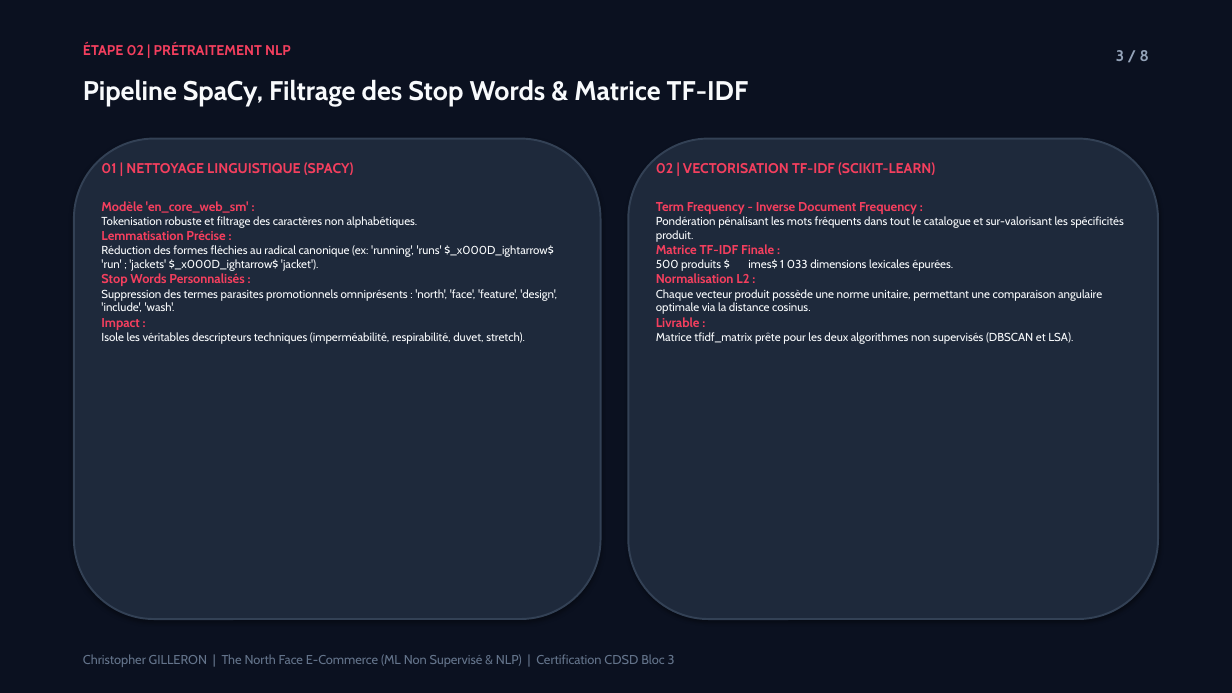
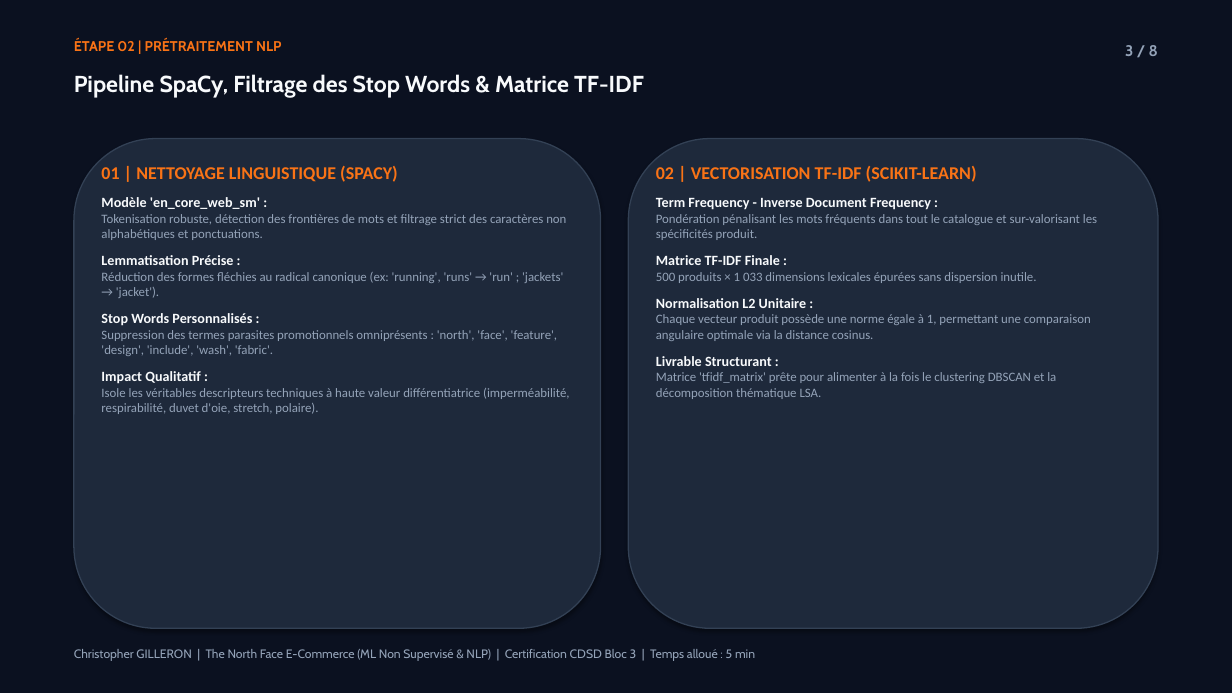
Before and after one commit to Elkristobal59/CERTIFICATION_CDSD, a slide deck: slide 3 of Bloc_3_Machine_Learning/North_Face/North_face_presentation.pptx. Drawn at 1232x693 pixels with LibreOffice and Linux fonts; fonts in the diff are those of the drawing. Boxes give left, top, right and bottom in pixels: in the first picture for what was removed or moved away, otherwise in the second. Text is boxed around its words. In the diff, an @@ line names an element or a change of style, - is before the commit and + after.

Commit message:
feat(certif): integration des visuels des notebooks dans les pptx Steam, Walmart et North Face (8 slides)

```diff
--- a/Bloc_3_Machine_Learning/North_Face/North_face_presentation.pptx
+++ b/Bloc_3_Machine_Learning/North_Face/North_face_presentation.pptx
@@ text "ÉTAPE 02 | PRÉTRAITEMENT NLP" at (x1=74, y1=38, x2=281, y2=51): text colour #F43F5E to #F97316 @@
@@ text "3 / 8" moved from (x1=1116, y1=50, x2=1149, y2=61) to (x1=1125, y1=45, x2=1158, y2=56) @@
@@ text "Pipeline SpaCy, Filtrage des Stop ..." at (x1=74, y1=74, x2=644, y2=98): size 21 to 18 pt @@
@@ rounded rectangle resized from (x1=74, y1=139, x2=601, y2=619) to (x1=74, y1=139, x2=601, y2=628) @@
@@ rounded rectangle at (x1=74, y1=139, x2=601, y2=628): outline #334155 1.5 pt to #334155 1 pt @@
@@ rounded rectangle at (x1=628, y1=139, x2=1158, y2=628): outline #334155 1.5 pt to #334155 1 pt @@
@@ rounded rectangle resized from (x1=628, y1=139, x2=1158, y2=619) to (x1=628, y1=139, x2=1158, y2=628) @@
@@ text "01 | NETTOYAGE LINGUISTIQUE (SPACY)" moved from (x1=101, y1=201, x2=557, y2=344) to (x1=101, y1=166, x2=569, y2=414) @@
@@ text at (x1=101, y1=166, x2=398, y2=182): paragraph added @@
+01 | NETTOYAGE LINGUISTIQUE (SPACY)
@@ text removed at (x1=101, y1=162, x2=354, y2=175) @@
-01 | NETTOYAGE LINGUISTIQUE (SPACY)
@@ text "02 | VECTORISATION TF-IDF (SCIKIT-LEARN)" moved from (x1=656, y1=202, x2=1124, y2=344) to (x1=656, y1=166, x2=1097, y2=399) @@
@@ text at (x1=656, y1=166, x2=977, y2=182): paragraph added @@
+02 | VECTORISATION TF-IDF (SCIKIT-LEARN)
@@ text removed at (x1=656, y1=162, x2=935, y2=175) @@
-02 | VECTORISATION TF-IDF (SCIKIT-LEARN)
@@ text at (x1=101, y1=197, x2=260, y2=326): size 10 to 11 pt, font Cabin to Calibri, text colour #F43F5E to #F8FAFC in "Modèle 'en_core_web_sm' :", "Lemmatisation Précise :", "Stop Words Personnalisés :"; more space between paragraphs @@
@@ text at (x1=656, y1=198, x2=1097, y2=240): size 10 to 11 pt, text colour #F43F5E to #F8FAFC in "Term Frequency - Inverse Document Frequency :", "Matrice TF-IDF Finale :"; font Cabin to Calibri in "Term Frequency - Inverse Document Frequency :", "Pondération pénalisant les mots fréquents dans tout ...", "Matrice TF-IDF Finale :"; size 9 to 10 pt, text colour #F8FAFC to #94A3B8 in "Pondération pénalisant les mots fréquents dans tout ..."; more space between paragraphs @@
@@ text at (x1=101, y1=214, x2=566, y2=240): text changed; size 9 to 10 pt; font Cabin to Calibri; text colour #F8FAFC to #94A3B8 @@
-Tokenisation robuste et filtrage des caractères non alphabétiques.
+Tokenisation robuste, détection des frontières de mots et filtrage strict des caractères non alphabétiques et ponctuations.
@@ text at (x1=101, y1=272, x2=563, y2=298): text changed; size 9 to 10 pt; font Cabin to Calibri; text colour #F8FAFC to #94A3B8 @@
-Réduction des formes fléchies au radical canonique (ex: 'running', 'runs' $_x000D_ightarrow$ 'run' ; 'jackets' $_x000D_ightarrow$ 'jacket').
+Réduction des formes fléchies au radical canonique (ex: 'running', 'runs' → 'run' ; 'jackets' → 'jacket').
@@ text at (x1=656, y1=272, x2=1091, y2=399): text changed; size 9 to 10 pt; font Cabin to Calibri; text colour #F8FAFC to #94A3B8 @@
-500 produits $ imes$ 1 033 dimensions lexicales épurées.
-Normalisation L2 :
-Chaque vecteur produit possède une norme unitaire, permettant une comparaison angulaire optimale via la distance cosinus.
-Livrable :
-Matrice tfidf_matrix prête pour les deux algorithmes non supervisés (DBSCAN et LSA).
+500 produits × 1 033 dimensions lexicales épurées sans dispersion inutile.
+Normalisation L2 Unitaire :
+Chaque vecteur produit possède une norme égale à 1, permettant une comparaison angulaire optimale via la distance cosinus.
+Livrable Structurant :
+Matrice 'tfidf_matrix' prête pour alimenter à la fois le clustering DBSCAN et la décomposition thématique LSA.
@@ text at (x1=101, y1=330, x2=569, y2=414): text changed; size 9 to 10 pt; font Cabin to Calibri; text colour #F8FAFC to #94A3B8 @@
-Suppression des termes parasites promotionnels omniprésents : 'north', 'face', 'feature', 'design', 'include', 'wash'.
-Impact :
-Isole les véritables descripteurs techniques (imperméabilité, respirabilité, duvet, stretch).
+Suppression des termes parasites promotionnels omniprésents : 'north', 'face', 'feature', 'design', 'include', 'wash', 'fabric'.
+Impact Qualitatif :
+Isole les véritables descripteurs techniques à haute valeur différentiatrice (imperméabilité, respirabilité, duvet d'oie, stretch, polaire).
@@ text at (x1=74, y1=649, x2=755, y2=661): text changed; size 10 to 9.5 pt; text colour #64748B to #94A3B8 @@
-Christopher GILLERON | The North Face E-Commerce (ML Non Supervisé & NLP) | Certification CDSD Bloc 3
+Christopher GILLERON | The North Face E-Commerce (ML Non Supervisé & NLP) | Certification CDSD Bloc 3 | Temps alloué : 5 min
```
Also in this commit, not shown: 7 other slides changed, 5 other files.
